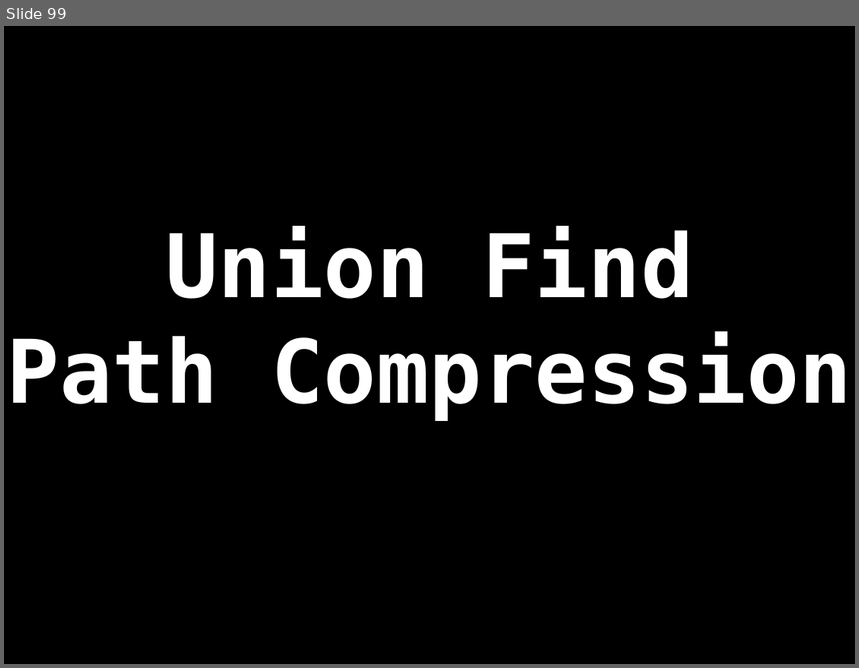
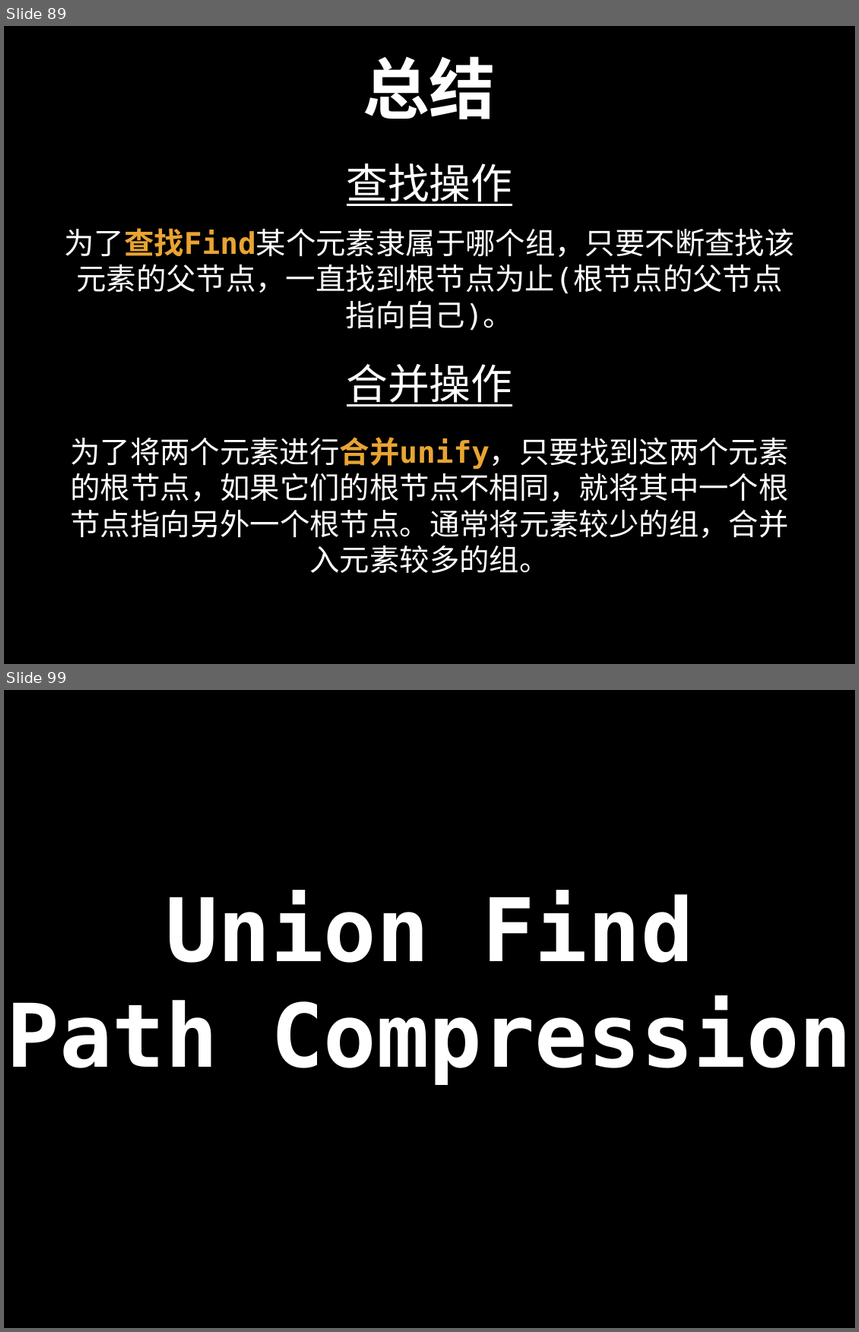
Before and after one commit to spring2go/Algorithms, a slide deck: slides/datastructures/unionfind/UnionFind.pptx. Shown one above the other, each under a label of ours: slide 99 before the commit, slides 89 and 99 after it; the slides between them are not shown. The pictures are 859x668 and 859x1332 pixels, drawn with LibreOffice and Linux fonts; fonts in the diff are those of the drawing. Boxes give left, top, right and bottom in pixels: in the first picture for what was removed or moved away, otherwise in the second. Text is boxed around its words. In the diff, an @@ line names an element or a change of style, - is before the commit and + after.

```diff
--- a/slides/datastructures/unionfind/UnionFind.pptx
+++ b/slides/datastructures/unionfind/UnionFind.pptx
@@ slide 89 added at (x1=4, y1=26, x2=855, y2=664), background #000000 @@
@@ title added at (x1=363, y1=56, x2=496, y2=119), 80 pt, text #FFFFFF, bold @@
+总结
@@ text added at (x1=347, y1=164, x2=513, y2=206), 50 pt, text #FFFFFF, underline @@
+查找操作
@@ text added at (x1=64, y1=228, x2=794, y2=331), 36 pt, text #FFFFFF @@
+为了查找Find某个元素隶属于哪个组，只要不断查找该元素的父节点，一直找到根节点为止(根节点的父节点指向自己)。
@@ text added at (x1=347, y1=364, x2=513, y2=407), 50 pt, text #FFFFFF, underline @@
+合并操作
@@ text added at (x1=70, y1=437, x2=789, y2=573), 36 pt, text #FFFFFF @@
+为了将两个元素进行合并unify，只要找到这两个元素的根节点，如果它们的根节点不相同，就将其中一个根节点指向另外一个根节点。通常将元素较少的组，合并入元素较多的组。
```
Also in this commit, not shown: 34 slides changed, 2 other slides added, 3 slides removed.
